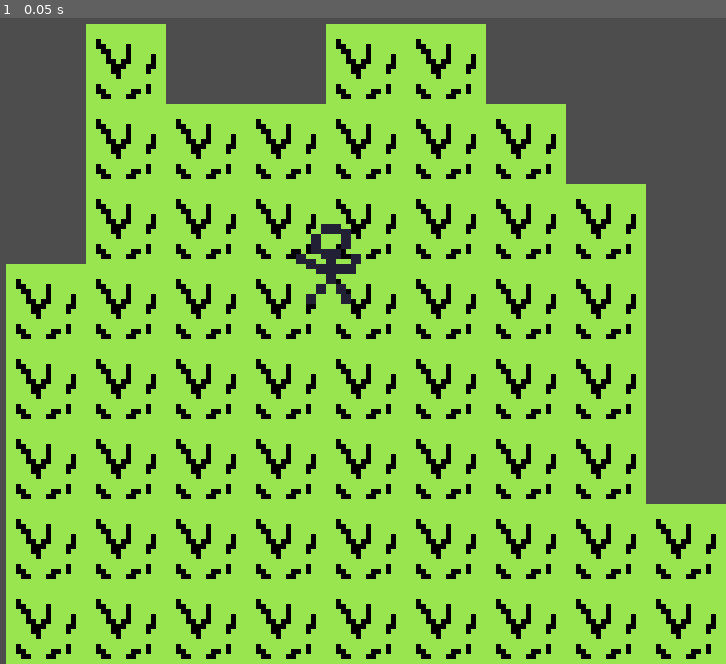
Above: before the commit, frame 1.
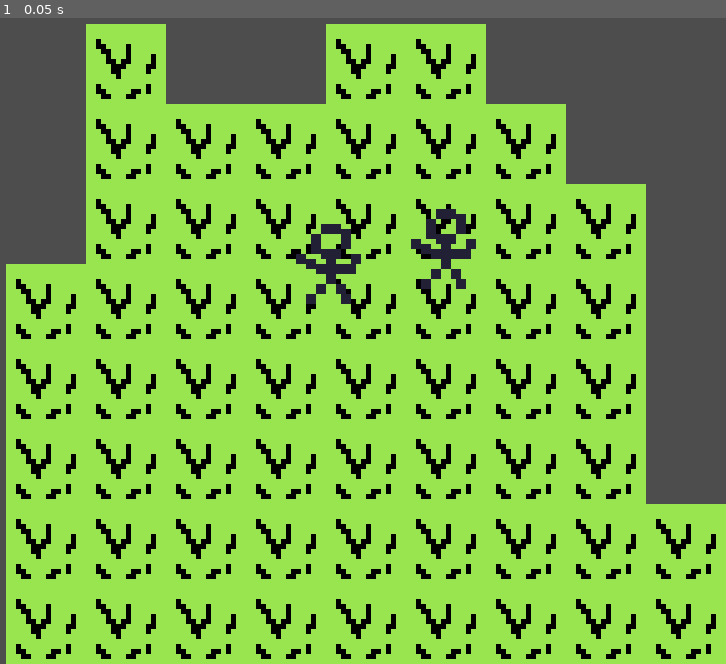
Above: after the commit, the same moment.

Repository: Dvojak/Skirmish-game
Game: Godot game, scene res://game.tscn
Two runs of this game, one before a commit and one after it. Both use one fixed random seed, a clock stepped at 60 frames per second and the inputs below.
Inputs:
- Up to frame 1 (0.05 s): no input

The runs differ from the first frame. In frame 1, 0.4% of the frame differs, in the area x 56-66%, y 29-42%.

Commit message:
Turn_switching_and_walking_working

Diff:
--- a/game.tscn
+++ b/game.tscn
@@ -15,6 +15,12 @@
 
 [sub_resource type="TileSet" id="TileSet_7jktm"]
 sources/0 = SubResource("TileSetAtlasSource_fc0e3")
+
+[sub_resource type="RectangleShape2D" id="RectangleShape2D_ryrav"]
+size = Vector2(16, 16)
+
+[sub_resource type="RectangleShape2D" id="RectangleShape2D_eow3j"]
+size = Vector2(16, 16)
 
 [node name="Game" type="Node2D"]
 
@@ -37,16 +43,24 @@
 script = ExtResource("6_ryrav")
 metadata/_custom_type_script = "uid://cmtpafqlvqvc8"
 
-[node name="Scout_P1" type="Node2D" parent="Unit"]
+[node name="Scout_P1" type="CharacterBody2D" parent="Unit"]
 script = ExtResource("5_7jktm")
+
+[node name="CollisionShape2D" type="CollisionShape2D" parent="Unit/Scout_P1"]
+shape = SubResource("RectangleShape2D_ryrav")
 
 [node name="Sprite2D" type="Sprite2D" parent="Unit/Scout_P1"]
 texture = ExtResource("5_ryrav")
 
-[node name="Scout_P2" type="Node2D" parent="Unit"]
+[node name="Scout_P2" type="CharacterBody2D" parent="Unit"]
 script = ExtResource("5_7jktm")
 
 [node name="Sprite2D" type="Sprite2D" parent="Unit/Scout_P2"]
+position = Vector2(23, -3)
 texture = ExtResource("5_ryrav")
 
+[node name="CollisionShape2D" type="CollisionShape2D" parent="Unit/Scout_P2"]
+position = Vector2(24, -2)
+shape = SubResource("RectangleShape2D_eow3j")
+
 [node name="Camera2D" type="Camera2D" parent="."]
--- a/player.gd
+++ b/player.gd
@@ -5,6 +5,13 @@
 
 func _ready():
 	print(name, " je připravený s jednotkami: ", units)
+
+func refresh_units_list():
+	var found_units: Array[Unit] = []
+	for c in get_children():
+		if c is Unit:
+			found_units.append(c)
+	units = found_units
 
 func has_units_to_activate() -> bool:
 	return units.any(func(u): return u.actions > 0)
--- a/project.godot
+++ b/project.godot
@@ -27,7 +27,7 @@
 
 move={
 "deadzone": 0.5,
-"events": [Object(InputEventMouseButton,"resource_local_to_s …(202 unchanged characters)… ctor2(0, 0),"factor":1.0,"button_index":1,"canceled":false,"pressed":false,"double_click":false,"script":null)
+"events": [Object(InputEventMouseButton,"resource_local_to_s …(202 unchanged characters)… ctor2(0, 0),"factor":1.0,"button_index":2,"canceled":false,"pressed":false,"double_click":false,"script":null)
 ]
 }
 select={
--- a/turn_queue.gd
+++ b/turn_queue.gd
@@ -23,10 +23,8 @@
 
 	position = tile_map.map_to_local(tile_map.local_to_map(global_position))
 
-	# Nastavení hráčů
 	players = [player1, player2]
 
-	# Přiřazení jednotek hráčům podle jména
 	for u in units_container.get_children():
 		if u is Unit:
 			if "_P1" in u.name:
@@ -91,8 +89,13 @@
 
 
 func _on_finished_action():
-	print("Jednotka dokončila všechny akce!")
+	var current_player = players[numc_player]
+
+	if not current_player.has_units_to_activate():
+		print(" Hráč", current_player.name, "už nemá žádné jednotky k aktivaci.")
+
 	end_turn()
+
 
 
 func _input(event):
@@ -103,10 +106,16 @@
 			print("Vybral jsi jednotku: ", u.type)
 	elif event.is_action_pressed("move") and selected_unit:
 		var target_tile = _get_tile_under_mouse()
-		var path = astar_grid.get_id_path(
-			tile_map.local_to_map(selected_unit.global_position),
-			tile_map.local_to_map(target_tile)
-		).slice(1)
+		var start = tile_map.local_to_map(selected_unit.global_position)
+		var end = tile_map.local_to_map(target_tile)
+		print("Start:", start, "End:", end)
+
+		var path = astar_grid.get_id_path(start, end).slice(1)
+		print("Path:", path)
+
+		if path.is_empty():
+			print(" Žádná cesta nebyla nalezena!")
+			return
 
 		if path.size() > selected_unit.movement_points:
 			path = path.slice(0, selected_unit.movement_points)
@@ -115,13 +124,25 @@
 		for p in path:
 			world_path.append(tile_map.map_to_local(p))
 
+		print("World path:", world_path)
 		selected_unit.move_along_path(world_path)
 
 
 func end_turn():
 	numc_player = (numc_player + 1) % players.size()
-	if players.any(func(p): p.has_units_to_activate()):
+	print("Tah hráče skončil, teď hraje:", players[numc_player].name)
+
+	if players[numc_player].has_units_to_activate():
 		start_turn()
 	else:
-		print("Konec kola!")
-		start_round()
+		var any_active = false
+		for p in players:
+			if p.has_units_to_activate():
+				any_active = true
+				break
+
+		if any_active:
+			end_turn()
+		else:
+			print("💤 Konec kola, všichni hráči dohráli.")
+			start_round()
--- a/unit.gd
+++ b/unit.gd
@@ -19,23 +19,44 @@
 
 
 var current_id_path: Array[Vector2] = []
+var move_speed := 100.0
 
-func move_along_path(path: Array[Vector2]):
+func _ready():
+	set_physics_process(true)
+
+func move_along_path(path: Array[Vector2]) -> void:
 	if actions == 0:
 		emit_signal("no_actions_left")
 		return
 	if path.is_empty():
+		print("⚠️ Cesta je prázdná, jednotka se nepohne.")
 		return
-	current_id_path = path
+
+	print("Jednotka se pohybuje po cestě dlouhé: ", path.size())
 	actions -= 1
+
+
+	var tween = create_tween()
+	for point in path:
+		tween.tween_property(self, "global_position", point, 0.25).set_trans(Tween.TRANS_SINE).set_ease(Tween.EASE_IN_OUT)
+
+	tween.tween_callback(Callable(self, "_on_move_finished"))
+
+func _on_move_finished():
+	print(" Jednotka dokončila pohyb.")
+	if actions == 0:
+		emit_signal("no_actions_left")
+
 
 func _physics_process(_delta):
 	if current_id_path.is_empty():
 		return
 	var target_position = current_id_path.front()
-	global_position = global_position.move_toward(target_position, 1)
+	global_position = global_position.move_toward(target_position, move_speed * _delta)
 
 	if global_position == target_position:
 		current_id_path.pop_front()
-		if current_id_path.is_empty() and actions == 0:
-			emit_signal("no_actions_left")
+		if current_id_path.is_empty():
+			print("Jednotka dorazila na místo.")
+			if actions == 0:
+				emit_signal("no_actions_left")
Not shown: 1 places in game.tscn that only renumber resources
